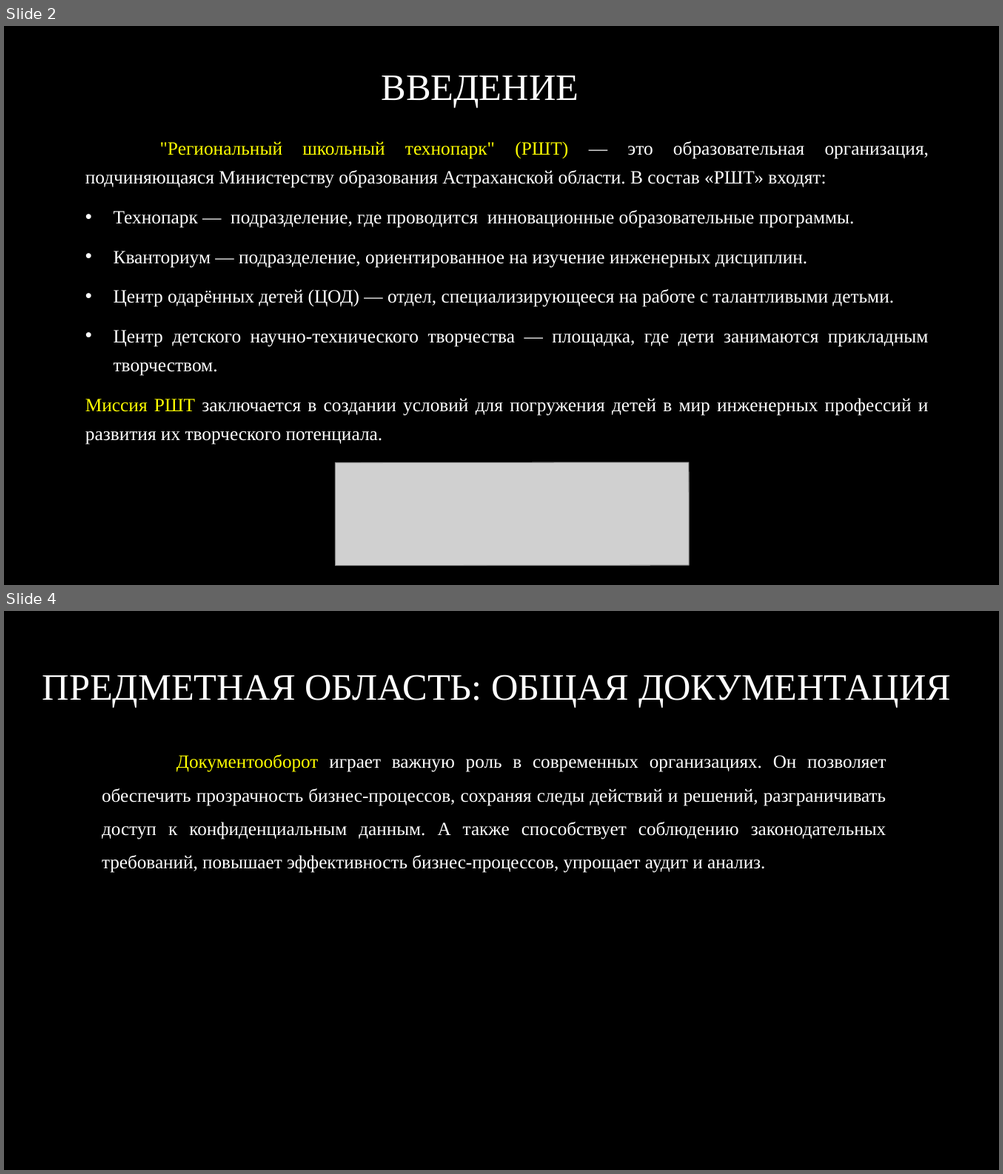
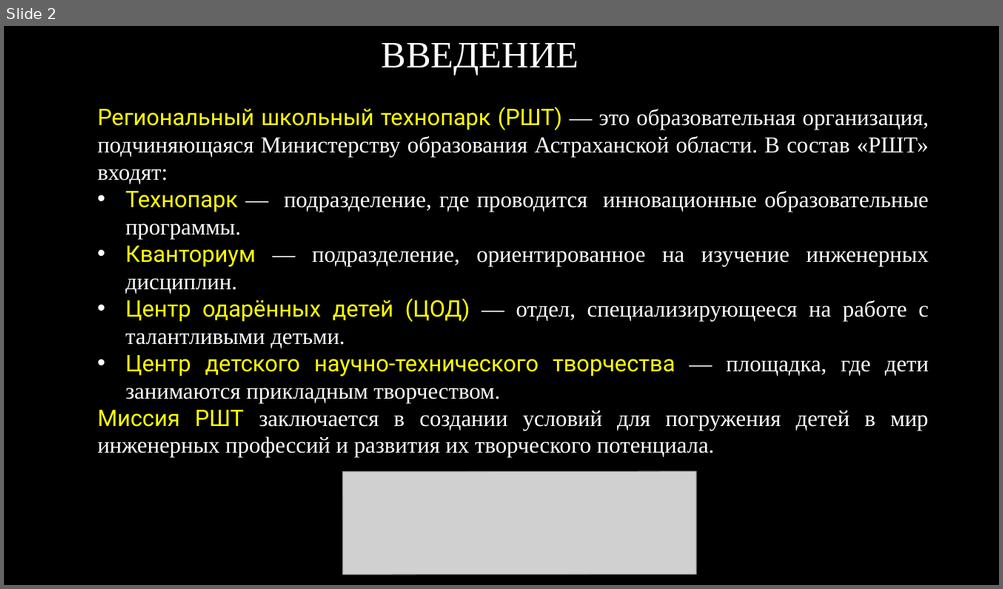
Before and after one commit to RAdKuzur/ASTU, a slide deck: Дипломная работа/Презентация Курсовая.pptx. Shown one above the other, each under a label of ours: slides 2 and 4 before the commit, slide 2 after it; the slides between them are not shown. The pictures are 1003x1174 and 1003x589 pixels, drawn with LibreOffice and Linux fonts; fonts in the diff are those of the drawing; grey boxes stand for pictures; background and template pictures are left out. Boxes give left, top, right and bottom in pixels: in the first picture for what was removed or moved away, otherwise in the second. Text is boxed around its words. In the diff, an @@ line names an element or a change of style, - is before the commit and + after.

```diff
--- a/Дипломная работа/Презентация Курсовая.pptx
+++ b/Дипломная работа/Презентация Курсовая.pptx
@@ slide 4 removed at (4, 611, 999, 1170), background picture (left out) @@
@@ title removed at (42, 675, 950, 707) @@
-ПРЕДМЕТНАЯ ОБЛАСТЬ: ОБЩАЯ ДОКУМЕНТАЦИЯ
@@ text removed at (102, 755, 886, 873) @@
-Документооборот играет важную роль в современных организациях. Он позволяет обеспечить прозрачность бизнес-процессов, сохраняя следы действий и решений, разграничивать доступ к конфиденциальным данным. А также способствует соблюдению законодательных требований, повышает эффективность бизнес-процессов, упрощает аудит и анализ.
@@ slide 2 changed as well @@
@@ title "ВВЕДЕНИЕ": place and size @@
-title "ВВЕДЕНИЕ" at (381, 76, 579, 107)
+title "ВВЕДЕНИЕ" at (381, 43, 579, 76)
@@ text "Региональный школьный технопарк (РШТ) — ...": place and size @@
-text "Региональный школьный технопарк (РШТ) — ..." at (85, 141, 929, 445)
+text "Региональный школьный технопарк (РШТ) — ..." at (97, 107, 928, 458)
@@ text at (97, 107, 928, 184): text changed; size 18.1 to 22 pt @@
-"Региональный школьный технопарк" (РШТ) — это образовательная организация, подчиняющаяся Министерству образования Астраханской области. В состав «РШТ» входят:
+Региональный школьный технопарк (РШТ) — это образовательная организация, подчиняющаяся Министерству образования Астраханской области. В состав «РШТ» входят:
@@ text at (97, 191, 928, 458): size 18.1 to 22 pt in "Технопарк — подразделение, где проводится инновационные обра ...", "Кванториум — подразделение, ориентированное на изучение инже ...", "Центр одарённых детей (ЦОД) — отдел, специализирующееся ...", "Центр детского научно-технического творчества — площадка, гд ..." and 1 more places; font Times New Roman to Roboto in "Технопарк", "Кванториум", "Центр одарённых детей (ЦОД)", "Центр детского научно-технического творчества" and 1 more places; text colour #FFFFFF to #FFFF00 in "Технопарк", "Кванториум", "Центр одарённых детей (ЦОД)", "Центр детского научно-технического творчества"; line spacing 1.3 to 1; less space between paragraphs @@
@@ picture: place and size @@
-picture at (336, 463, 689, 566)
+picture at (343, 472, 697, 575)
```
Also in this commit, not shown: 13 other slides changed, 1 slide added, 1 other slide removed, 1 other file.
